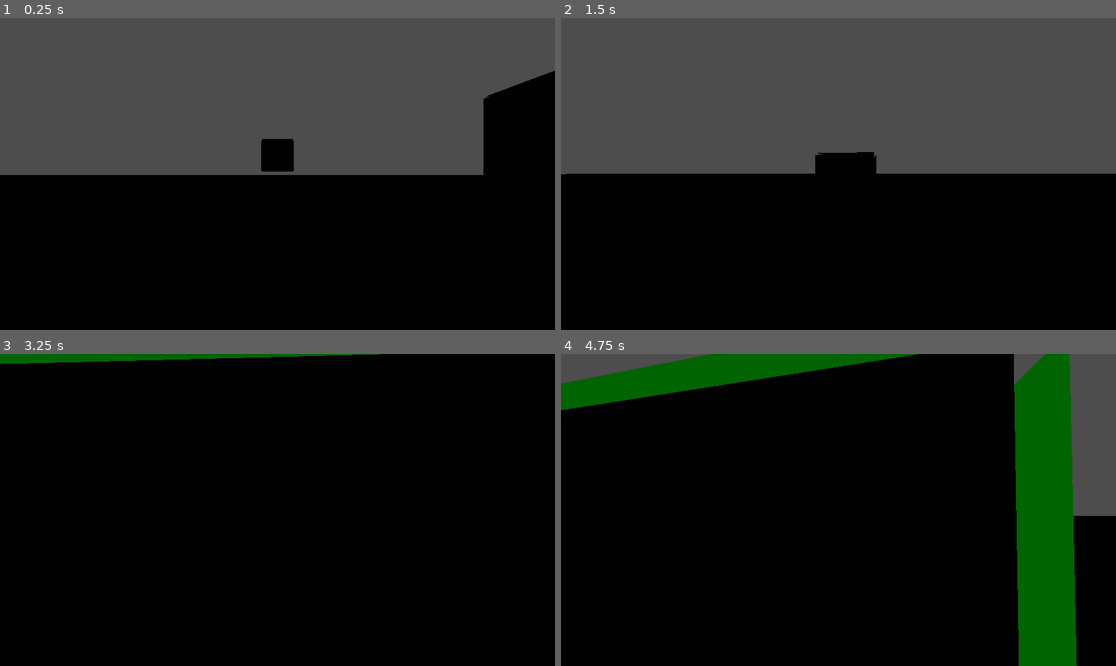
Above: before the commit, frames 1-4 (two rows, left to right).
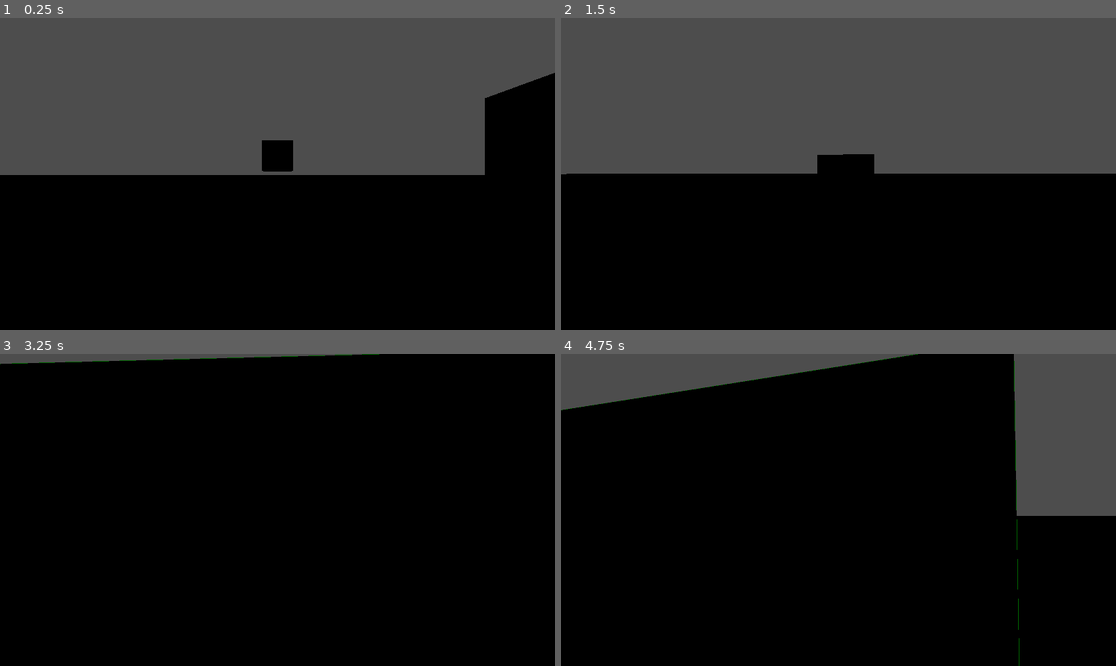
Above: after the commit, the same moments.

Repository: sjgillGit/GWJ80
Game: Godot game, scene res://PrivateDevRoom/player_scene.tscn
Same seed, same stepped clock (60 frames per second), same inputs: the game is played once before the commit and once after it. The engine's default icon, where the game draws it, is replaced by a stand-in: a white triangle on a blue panel in a dark square.
Inputs (mouse positions are in pixels of both pictures, inside the frame that each line leads up to):
- Up to frame 1 (0.25 s): no input
- Up to frame 2 (1.5 s): tap Enter at 0.5 s; move the mouse to (866, 174) at 0.52 s; hold E (grab_item) 0.53-1.28 s; hold W (move_forward) from 0.53 s (still down); tap Space (jump) at 0.77 s; tap Q (drop_pocket_item, bound only after the commit) at 0.8, 1.35 s; move the mouse to (810, 174) at 1.27 s
- Up to frame 3 (3.25 s): keep holding W (move_forward); tap Space (jump) at 1.52, 3.02 s; tap E (grab_item) at 1.55, 3.05 s; move the mouse to (288, 503) at 2.02 s; hold E (grab_item) 2.03-2.78 s; tap Q (drop_pocket_item, bound only after the commit) at 2.3 s; move the mouse to (271, 516) at 2.77 s; tap Shift (run) at 2.85 s
- Up to frame 4 (4.75 s): keep holding W (move_forward); move the mouse to (877, 513) at 3.52 s; hold Q (drop_pocket_item, bound only after the commit) 3.53-4.28 s; tap Space (jump) at 3.77, 4.52 s; move the mouse to (794, 506) at 4.27 s; tap E (grab_item) at 4.35 s

The runs differ from the first frame. In frame 1, 0.2% of the frame differs, in the area x 47-100%, y 16-51%; in frame 2, 0.1%; in frame 3, 1.0%; in frame 4, 14%, in the area x 0-93%, y 0-100%.

Commit message:
added Pocketable Objects

Diff:
--- /dev/null
+++ b/PrivateDevRoom/Scenes/Classes/pocketable_object.tscn
@@ -0,0 +1,9 @@
+[gd_scene load_steps=3 format=3 uid="uid://kr0a6imxw8x4"]
+
+[ext_resource type="Script" uid="uid://dwluy37jct5xj" path="res://PrivateDevRoom/Scripts/Classes/pocketable_object.gd" id="1_d5yn3"]
+[ext_resource type="Texture2D" uid="uid://bwq30dqu7mjgq" path="res://icon.svg" id="2_nj3ep"]
+
+[node name="PocketableObject" type="RigidBody3D"]
+script = ExtResource("1_d5yn3")
+icon = ExtResource("2_nj3ep")
+metadata/_custom_type_script = "uid://dwluy37jct5xj"
--- a/PrivateDevRoom/Scripts/Classes/interactable_object.gd
+++ b/PrivateDevRoom/Scripts/Classes/interactable_object.gd
@@ -17,11 +17,25 @@
 @export var mesh : MeshInstance3D
 @export var collision_shape : CollisionShape3D
 
+var collision_spam_prevention_timer : Timer = Timer.new()
+# Tracking real velocity
+var _last_position : Vector3 = Vector3.ZERO
+var real_velocity : Vector3 = Vector3.ZERO
+
 func _ready() -> void:
 	# make outline unique
 	if mesh and mesh is MeshInstance3D and mesh.material_overlay:
 		mesh.material_overlay = mesh.material_overlay.duplicate()
+	# Enable RigidBody collision tracking
+	contact_monitor = true
+	max_contacts_reported = 5
+	set_up_inv_timer()
 
+func set_up_inv_timer() -> void:
+	collision_spam_prevention_timer = Timer.new()
+	collision_spam_prevention_timer.one_shot = true
+	collision_spam_prevention_timer.wait_time = 0.1
+	add_child(collision_spam_prevention_timer)
 
 func change_outline_color(new_color : Color = Color.BLACK) -> void:
 	if mesh and mesh is MeshInstance3D and mesh.material_overlay:
@@ -33,3 +47,29 @@
 
 func report_value_loss(amount : int) -> void:
 	pass
+
+func _physics_process(delta: float) -> void:
+	real_velocity = (global_position - _last_position) / delta
+	_last_position = global_position
+	if collision_spam_prevention_timer.is_stopped():
+		if get_colliding_bodies().is_empty():
+			return
+		for body in get_colliding_bodies():
+			if body is InteractableObject:
+				var impact_power = (real_velocity - body.real_velocity).length()
+				count_damage_from_collision(impact_power, body)
+			elif body is StaticBody3D:
+				var impact_power = real_velocity.length()
+				count_damage_from_collision(impact_power, null)
+
+func count_damage_from_collision(impact : float, other_body):
+	if impact < 0.1:
+		return
+	var napkin_damage : float
+	if other_body:
+		napkin_damage = mass * impact / other_body.mass * fragility
+	else:
+		napkin_damage = mass * impact / fragility
+	if napkin_damage > 0.3:
+		durability -= napkin_damage
+		collision_spam_prevention_timer.start()
--- /dev/null
+++ b/PrivateDevRoom/Scripts/Classes/pocketable_object.gd
@@ -0,0 +1,25 @@
+class_name PocketableObject
+extends InteractableObject
+
+@export var icon : CompressedTexture2D
+
+func grab_in_pocket():
+	# if [MVP request to player UI]:
+	# item data stored in inventory pocket UI
+	disable_existance()
+	# return true # for grab animation, if will be implemented
+
+func disable_existance() -> void:
+	get_parent().remove_child(self)
+	set_physics_process(false)
+	set_process(false)
+	sleeping = true
+	hide()
+
+func enable_existance(player) -> void:
+	player.get_parent().add_child(self) # MVP should have proper reference to current game scene
+	set_physics_process(true)
+	set_process(true)
+	sleeping = false
+	global_position = player.global_position
+	show()
--- a/PrivateDevRoom/test_models/green_outline.tres
+++ /dev/null
@@ -1,13 +0,0 @@
-[gd_resource type="StandardMaterial3D" format=3 uid="uid://cdpoxb3h0kkh7"]
-
-[resource]
-blend_mode = 4
-cull_mode = 1
-shading_mode = 0
-albedo_color = Color(0, 0, 0, 1)
-texture_filter = 1
-texture_repeat = false
-grow = true
-grow_amount = 0.005
-point_size = 9.2
-distance_fade_min_distance = 10.0
--- a/PrivateDevRoom/test_models/outline.tres
+++ b/PrivateDevRoom/test_models/outline.tres
@@ -8,6 +8,6 @@
 texture_filter = 1
 texture_repeat = false
 grow = true
-grow_amount = 0.1
+grow_amount = 0.001
 point_size = 9.2
 distance_fade_min_distance = 10.0
--- a/Scripts/player.gd
+++ b/Scripts/player.gd
@@ -23,16 +23,19 @@
 @export var pickup_mass_limit : float = 50.0
 @export var ray : RayCast3D
 
-var object_to_grab : GrabbableObject :
+var object_to_grab : InteractableObject :
 		set(new_object):
 			if !carrying_object:
 				if object_to_grab:
 					object_to_grab.change_outline_color(Color.BLACK)
 				if new_object:
-					if new_object.mass > pickup_mass_limit:
-						new_object.change_outline_color(Color.DARK_RED)
-					else:
-						new_object.change_outline_color(Color.DARK_GREEN)
+					if new_object is GrabbableObject:
+						if new_object.mass > pickup_mass_limit:
+							new_object.change_outline_color(Color.DARK_RED)
+						else:
+							new_object.change_outline_color(Color.DARK_GREEN)
+					elif new_object is PocketableObject:
+						new_object.change_outline_color(Color.DARK_CYAN)
 				object_to_grab = new_object
 
 var carrying_object: GrabbableObject
@@ -134,8 +137,13 @@
 			if carrying_object:
 				drop_grabbable_object()
 			else:
-				if object_to_grab and object_to_grab.mass <= pickup_mass_limit:
+				if object_to_grab and object_to_grab is GrabbableObject and \
+					object_to_grab.mass <= pickup_mass_limit:
 					grab_grabbable_object(object_to_grab)
+				elif object_to_grab is PocketableObject:
+					grab_pocket_item(object_to_grab)
+		elif event.is_action_pressed("drop_pocket_item"):
+			drop_pocket_item()
 
 func drop_grabbable_object():
 	carrying_object.get_dropped()
@@ -155,4 +163,13 @@
 			camera.global_transform.origin + \
 			camera.global_transform.basis.z * grab_distance
 			)
+
+func grab_pocket_item(item : PocketableObject):
+	item.grab_in_pocket()
+
+func drop_pocket_item():
+	var item : PocketableObject # get from UI from selected slot.
+		#If no slot selected - try dropping slot 1 (default slot)
+	if item:
+		item.enable_existance(self)
 #endregion
--- a/project.godot
+++ b/project.godot
@@ -60,6 +60,11 @@
 "events": [Object(InputEventKey,"resource_local_to_scene":false,"resource_name":"","device":-1,"window_id":0,"alt_press …(192 unchanged characters)…
 ]
 }
+drop_pocket_item={
+"deadzone": 0.2,
+"events": [Object(InputEventKey,"resource_local_to_scene":false,"resource_name":"","device":-1,"window_id":0,"alt_pressed":false,"shift_pressed":false,"ctrl_pressed":false,"meta_pressed":false,"pressed":false,"keycode":0,"physical_keycode":81,"key_label":0,"unicode":113,"location":0,"echo":false,"script":null)
+]
+}
 
 [layer_names]
 
Not shown, added: PrivateDevRoom/Scripts/Classes/pocketable_object.gd.uid
Binary file removed: PrivateDevRoom/test_models/Baseball bat.glb
Not shown, removed: PrivateDevRoom/test_models/Baseball bat.glb.import
